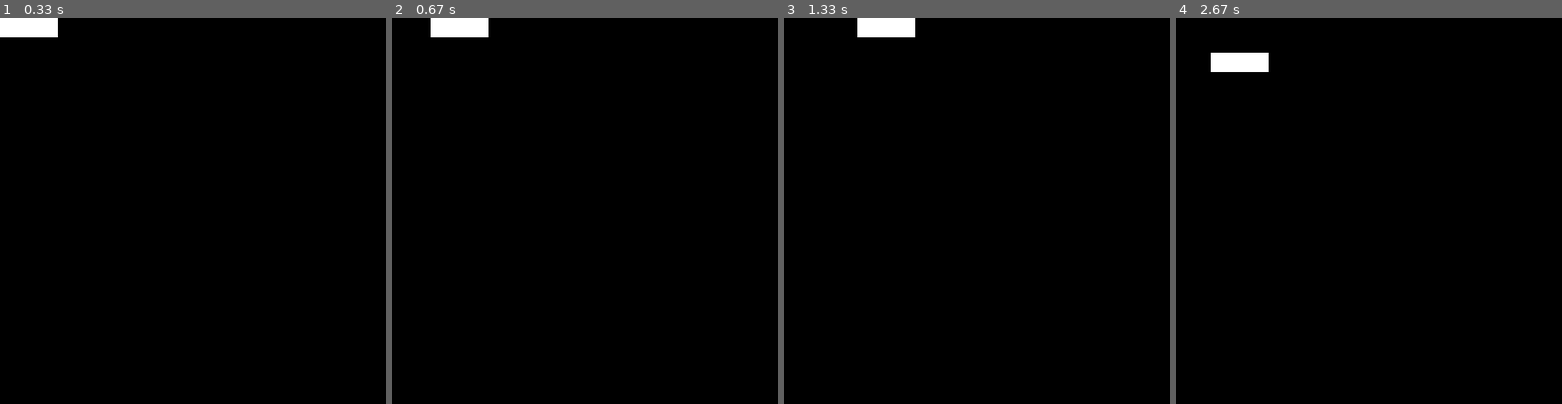
Above: before the commit, frames 1-4 (left to right).
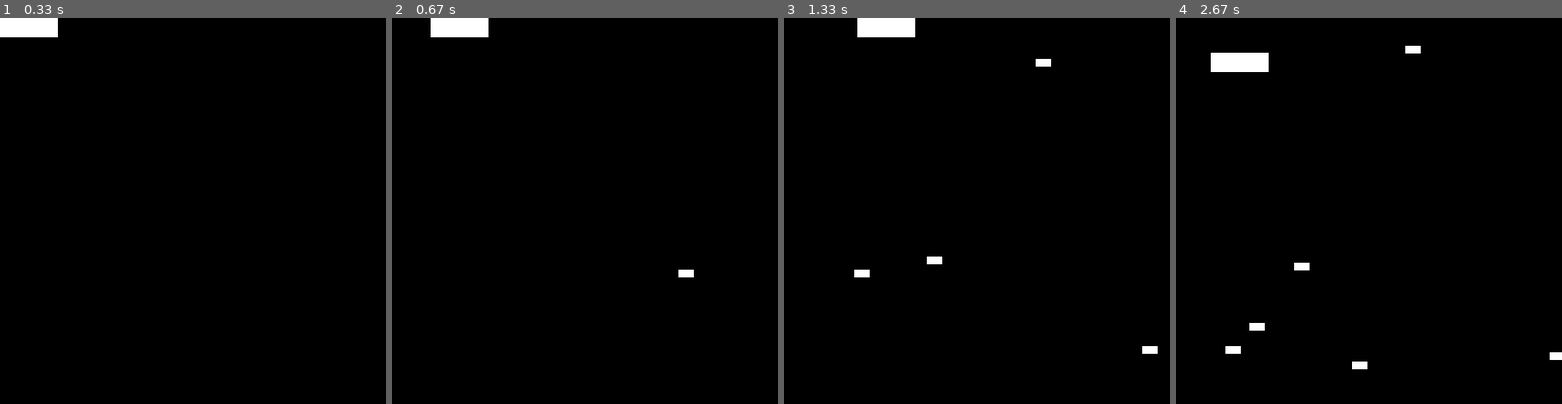
Above: after the commit, the same moments.

Repository: denisjackman/pyproject
Game: pygame game, started from game/test.py
Same seed, same stepped clock (60 frames per second), same inputs: the game is played once before the commit and once after it.
Inputs:
- Up to frame 1 (0.33 s): no input
- Up to frame 2 (0.67 s): hold Right from 0.33 s (still down)
- Up to frame 3 (1.33 s): release Right at 0.8 s; hold Up 0.83-1.13 s; hold Right from 1.17 s (still down)
- Up to frame 4 (2.67 s): release Right at 1.63 s; hold Left 1.67-2.2 s; hold Down 2.23-2.53 s; hold Left from 2.57 s (still down)

Frame 1 is identical in both runs. In frame 2, less than 0.1% of the frame differs, in the area x 74-79%, y 65-68%; in frame 3, 0.3%; in frame 4, 0.5%, in the area x 12-100%, y 7-91%.

Commit message:
Pylint fixes

Diff:
--- a/game/test.py
+++ b/game/test.py
@@ -37,14 +37,17 @@
 SCREEN_HEIGHT = 500
 
 
-# Define a Player object by extending pygame.sprite.Sprite
-# The surface drawn on the screen is now an attribute of 'player'
-class Player(pygame.sprite.Sprite):
+class Player(pygame.sprite.Sprite):  # pylint: disable=R0903
+    '''
+        this is a class to handle player sprites
+        Define a Player object by extending pygame.sprite.Sprite
+        The surface drawn on the screen is now an attribute of 'player'
+    '''
     def __init__(self):
         '''
             this initiates the player class
         '''
-        super(Player, self).__init__()
+        super().__init__()
         self.surf = pygame.Surface((75, 25))
         self.surf.fill(WHITE)
         self.rect = self.surf.get_rect()
@@ -78,14 +81,17 @@
         #    self.rect.bottom = SCREEN_HEIGHT
 
 
-# Define the enemy object by extending pygame.sprite.Sprite
-# The surface you draw on the screen is now an attribute of 'enemy'
-class Enemy(pygame.sprite.Sprite):
+class Enemy(pygame.sprite.Sprite):  # pylint: disable=R0903
+    '''
+        this is a class to handle player sprites
+        Define the enemy object by extending pygame.sprite.Sprite
+        The surface you draw on the screen is now an attribute of 'enemy'
+    '''
     def __init__(self):
         '''
             this initiates the enemy class
         '''
-        super(Enemy, self).__init__()
+        super().__init__()
         self.surf = pygame.Surface((20, 10))
         self.surf.fill((255, 255, 255))
         self.rect = self.surf.get_rect(
@@ -144,21 +150,27 @@
     running = True
     while running:
         for event in pygame.event.get():
-            if event.type == QUIT:
-                running = False
-            elif event.type == KEYDOWN:
+            if event.type == KEYDOWN:
                 if event.key == K_ESCAPE:
                     running = False
+
+            elif event.type == QUIT:
+                running = False
+
             # Add a new enemy?
             elif event.type == add_enemy:
                 # Create the new enemy and add it to sprite groups
                 new_enemy = Enemy()
                 enemies.add(new_enemy)
                 all_sprites.add(new_enemy)
+
         # Get the set of keys pressed and check for user input
         pressed_keys = pygame.key.get_pressed()
         # Update the player sprite based on user keypresses
         player.update(pressed_keys)
+        # Update enemy position
+        enemies.update()
+
         screen.fill((BLACK))
 
         # Draw all sprites
